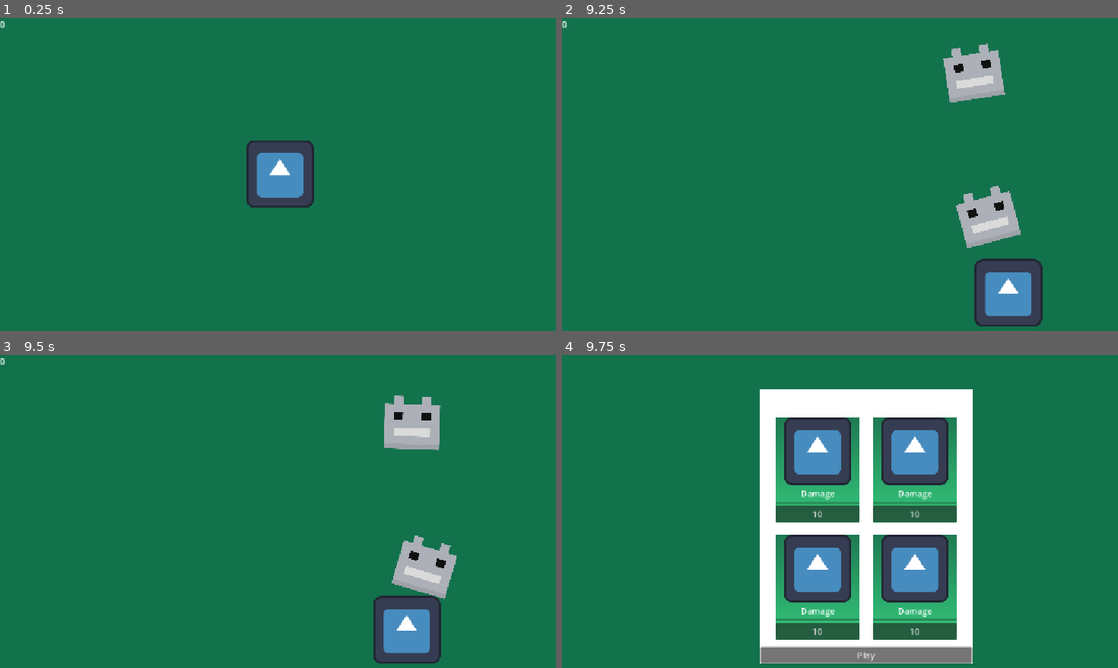
Above: before the commit, frames 1-4 (two rows, left to right).
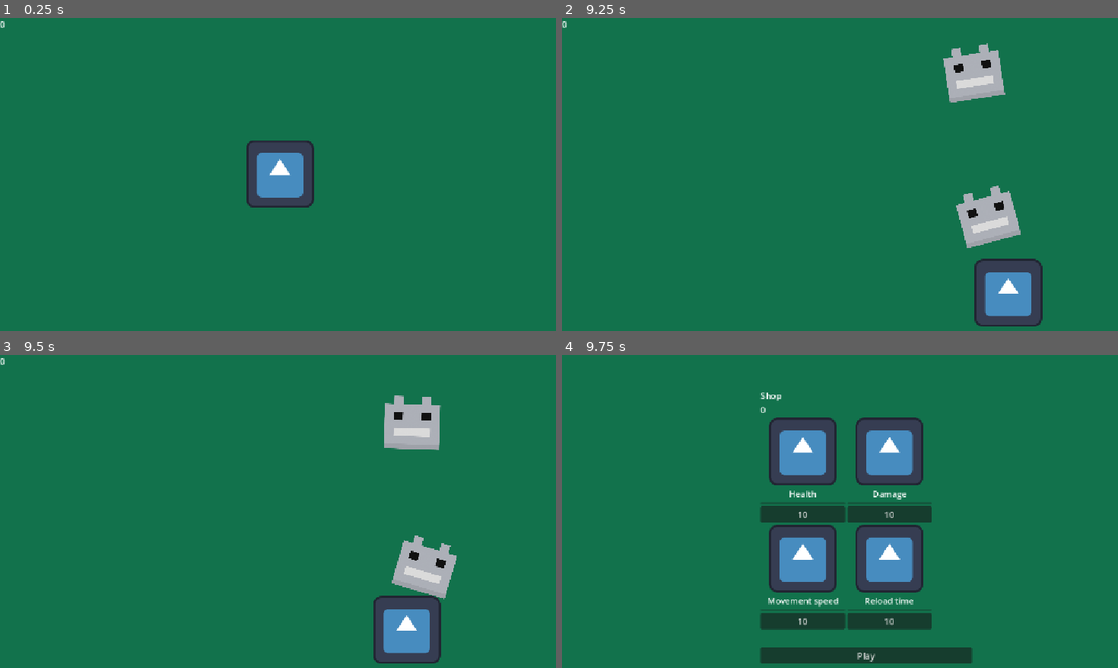
Above: after the commit, the same moments.

Repository: NxtCreator/little-archery
Game: Godot game, scene res://scenes/main.tscn
Two runs of this game, one before a commit and one after it. Both use one fixed random seed, a clock stepped at 60 frames per second and the inputs below. The engine's default icon, where the game draws it, is replaced by a stand-in: a white triangle on a blue panel in a dark square.
Inputs (mouse positions are in pixels of both pictures, inside the frame that each line leads up to):
- Up to frame 1 (0.25 s): no input
- Up to frame 2 (9.25 s): tap Enter at 0.5 s; move the mouse to (1001, 171) at 0.52 s; hold D (move_right) 0.53-1.28 s; tap Alt every 1.5 s from 0.6 to 8.1 s; click (1001, 171) at 0.67 s; move the mouse to (745, 205) at 1.27 s; hold S (move_down) 1.28-2.03 s; tap Shift every 1.5 s from 1.35 to 8.85 s; move the mouse to (928, 115) at 2.02 s; hold D (move_right) 2.03-2.78 s; move the mouse to (834, 259) at 2.77 s; hold W (move_up) 2.78-3.53 s; click (834, 259) at 2.92 s; move the mouse to (1051, 240) at 3.52 s; hold A (move_left) 3.53-5.03 s; move the mouse to (684, 136) at 4.27 s; move the mouse to (895, 190) at 5.02 s; hold S (move_down) 5.03-5.78 s; click (895, 190) at 5.17 s; move the mouse to (773, 102) at 5.77 s; hold D (move_right) 5.78-6.53 s; move the mouse to (1001, 171) at 6.52 s; hold W (move_up) 6.53-7.28 s; move the mouse to (745, 205) at 7.27 s; hold D (move_right) 7.28-8.03 s; click (745, 205) at 7.42 s; move the mouse to (928, 115) at 8.02 s; hold S (move_down) 8.03-8.78 s; move the mouse to (834, 259) at 8.77 s; hold A (move_left) from 8.78 s (still down)
- Up to frame 3 (9.5 s): keep holding A (move_left)
- Up to frame 4 (9.75 s): move the mouse to (1051, 577) at 9.52 s; release A (move_left) at 9.53 s; hold W (move_up) from 9.53 s (still down); tap Alt at 9.6 s; click (1051, 577) at 9.67 s

Frames 1-3 are identical in both runs. In frame 4, 29% of the frame differs, in the area x 35-74%, y 10-99%.

Commit message:
Revert shop UI to the grid layout from before the restyle

Diff:
--- a/scenes/shop.tscn
+++ b/scenes/shop.tscn
@@ -1,14 +1,9 @@
-[gd_scene format=3 uid="uid://ce5d7n068wdia"]
+[gd_scene format=3 uid="uid://3u4g70fxm0wb"]
 
 [ext_resource type="Script" uid="uid://c88f8g786m50g" path="res://scenes/label.gd" id="1_lx5au"]
 [ext_resource type="Script" uid="uid://bymkcuwmo611x" path="res://scenes/shop.gd" id="1_xfvoa"]
 [ext_resource type="PackedScene" uid="uid://bsyb2j4y7tua5" path="res://scenes/upgrade_card.tscn" id="3_1l46r"]
 [ext_resource type="Texture2D" uid="uid://cxtexrrk3vg4p" path="res://icon.svg" id="4_032fp"]
-
-[sub_resource type="StyleBoxFlat" id="StyleBoxFlat_62jd7"]
-bg_color = Color(1, 1, 1, 1)
-
-[sub_resource type="StyleBoxEmpty" id="StyleBoxEmpty_032fp"]
 
 [node name="Shop" type="Control" unique_id=1448399944]
 layout_mode = 3
@@ -19,78 +14,68 @@
 grow_vertical = 2
 script = ExtResource("1_xfvoa")
 
-[node name="CenterContainer" type="CenterContainer" parent="." unique_id=593076635]
+[node name="VBoxContainer" type="VBoxContainer" parent="." unique_id=450684717]
 layout_mode = 1
-anchors_preset = 15
-anchor_right = 1.0
-anchor_bottom = 1.0
+anchors_preset = 8
+anchor_left = 0.5
+anchor_top = 0.5
+anchor_right = 0.5
+anchor_bottom = 0.5
+offset_left = -20.0
+offset_top = -20.0
+offset_right = 20.0
+offset_bottom = 20.0
 grow_horizontal = 2
 grow_vertical = 2
 
-[node name="PanelContainer" type="PanelContainer" parent="CenterContainer" unique_id=186537954]
-layout_mode = 2
-theme_override_styles/panel = SubResource("StyleBoxFlat_62jd7")
-
-[node name="VBoxContainer" type="VBoxContainer" parent="CenterContainer/PanelContainer" unique_id=450684717]
-layout_mode = 2
-
-[node name="ShopLabel" type="Label" parent="CenterContainer/PanelContainer/VBoxContainer" unique_id=1809017312]
+[node name="ShopLabel" type="Label" parent="VBoxContainer" unique_id=1809017312]
 layout_mode = 2
 text = "Shop"
 
-[node name="CoinsLabel" type="Label" parent="CenterContainer/PanelContainer/VBoxContainer" unique_id=331319071]
+[node name="CoinsLabel" type="Label" parent="VBoxContainer" unique_id=331319071]
 layout_mode = 2
 script = ExtResource("1_lx5au")
 
-[node name="ScrollContainer" type="ScrollContainer" parent="CenterContainer/PanelContainer/VBoxContainer" unique_id=1281359225]
+[node name="ScrollContainer" type="ScrollContainer" parent="VBoxContainer" unique_id=1281359225]
 custom_minimum_size = Vector2(400, 430)
 layout_mode = 2
 horizontal_scroll_mode = 0
 vertical_scroll_mode = 3
 
-[node name="UpgradeArea" type="PanelContainer" parent="CenterContainer/PanelContainer/VBoxContainer/ScrollContainer" unique_id=1355031775]
+[node name="GridContainer" type="GridContainer" parent="VBoxContainer/ScrollContainer" unique_id=1352339597]
 layout_mode = 2
-size_flags_horizontal = 3
-size_flags_vertical = 3
-theme_override_styles/panel = SubResource("StyleBoxEmpty_032fp")
-
-[node name="GridContainer" type="GridContainer" parent="CenterContainer/PanelContainer/VBoxContainer/ScrollContainer/UpgradeArea" unique_id=1352339597]
-layout_mode = 2
-size_flags_horizontal = 4
-theme_override_constants/h_separation = 24
-theme_override_constants/v_separation = 24
 columns = 2
 
-[node name="HealthCard" parent="CenterContainer/PanelContainer/VBoxContainer/ScrollContainer/UpgradeArea/GridContainer" unique_id=530761963 instance=ExtResource("3_1l46r")]
+[node name="HealthCard" parent="VBoxContainer/ScrollContainer/GridContainer" unique_id=530761963 instance=ExtResource("3_1l46r")]
 layout_mode = 2
 upgrade_name = "Health"
 upgrade_icon = ExtResource("4_032fp")
 upgrade_price = 10
 upgrade_id = "health"
 
-[node name="DamageCard" parent="CenterContainer/PanelContainer/VBoxContainer/ScrollContainer/UpgradeArea/GridContainer" unique_id=471431918 instance=ExtResource("3_1l46r")]
+[node name="DamageCard" parent="VBoxContainer/ScrollContainer/GridContainer" unique_id=471431918 instance=ExtResource("3_1l46r")]
 layout_mode = 2
 upgrade_name = "Damage"
 upgrade_icon = ExtResource("4_032fp")
 upgrade_price = 10
 upgrade_id = "damage"
 
-[node name="SpeedCard" parent="CenterContainer/PanelContainer/VBoxContainer/ScrollContainer/UpgradeArea/GridContainer" unique_id=542578279 instance=ExtResource("3_1l46r")]
+[node name="SpeedCard" parent="VBoxContainer/ScrollContainer/GridContainer" unique_id=542578279 instance=ExtResource("3_1l46r")]
 layout_mode = 2
 upgrade_name = "Movement speed"
 upgrade_icon = ExtResource("4_032fp")
 upgrade_price = 10
 upgrade_id = "speed"
 
-[node name="ReloadCard" parent="CenterContainer/PanelContainer/VBoxContainer/ScrollContainer/UpgradeArea/GridContainer" unique_id=839631765 instance=ExtResource("3_1l46r")]
+[node name="ReloadCard" parent="VBoxContainer/ScrollContainer/GridContainer" unique_id=839631765 instance=ExtResource("3_1l46r")]
 layout_mode = 2
 upgrade_name = "Reload time"
 upgrade_icon = ExtResource("4_032fp")
 upgrade_price = 10
 upgrade_id = "reload"
 
-[node name="PlayButton" type="Button" parent="CenterContainer/PanelContainer/VBoxContainer" unique_id=1574995387]
+[node name="PlayButton" type="Button" parent="VBoxContainer" unique_id=1574995387]
 layout_mode = 2
 text = "Play"
 
-[connection signal="pressed" from="CenterContainer/PanelContainer/VBoxContainer/PlayButton" to="." method="_on_play_button_pressed"]
+[connection signal="pressed" from="VBoxContainer/PlayButton" to="." method="_on_play_button_pressed"]
--- a/scenes/upgrade_card.tscn
+++ b/scenes/upgrade_card.tscn
@@ -3,44 +3,30 @@
 [ext_resource type="Texture2D" uid="uid://cxtexrrk3vg4p" path="res://icon.svg" id="1_62kwj"]
 [ext_resource type="Script" uid="uid://cwt1u2m0mf5es" path="res://scenes/upgrade_card.gd" id="1_ew4bf"]
 
-[sub_resource type="Gradient" id="Gradient_ew4bf"]
-colors = PackedColorArray(0.12156863, 0.47843137, 0.32156864, 1, 0.20392157, 0.78039217, 0.48235294, 1)
-
-[sub_resource type="GradientTexture2D" id="GradientTexture2D_qktli"]
-gradient = SubResource("Gradient_ew4bf")
-fill_to = Vector2(0, 1)
-
-[sub_resource type="StyleBoxTexture" id="StyleBoxTexture_62jd7"]
-texture = SubResource("GradientTexture2D_qktli")
-
-[node name="UpgradeCard" type="PanelContainer" unique_id=930133912]
+[node name="UpgradeCard" type="VBoxContainer" unique_id=777015954]
 custom_minimum_size = Vector2(160, 0)
 offset_right = 160.0
 offset_bottom = 198.0
-theme_override_styles/panel = SubResource("StyleBoxTexture_62jd7")
 script = ExtResource("1_ew4bf")
 
-[node name="VBoxContainer" type="VBoxContainer" parent="." unique_id=289461758]
-layout_mode = 2
-
-[node name="TextureRect" type="TextureRect" parent="VBoxContainer" unique_id=1368726042]
+[node name="TextureRect" type="TextureRect" parent="." unique_id=1368726042]
 custom_minimum_size = Vector2(128, 128)
 layout_mode = 2
 texture = ExtResource("1_62kwj")
 expand_mode = 1
 stretch_mode = 5
 
-[node name="Label" type="Label" parent="VBoxContainer" unique_id=658641159]
+[node name="Label" type="Label" parent="." unique_id=658641159]
 layout_mode = 2
 text = "Damage"
 horizontal_alignment = 1
 
-[node name="ProgressBar" type="ProgressBar" parent="VBoxContainer" unique_id=2067469990]
+[node name="ProgressBar" type="ProgressBar" parent="." unique_id=2067469990]
 layout_mode = 2
 show_percentage = false
 
-[node name="PurchaseButton" type="Button" parent="VBoxContainer" unique_id=795331681]
+[node name="PurchaseButton" type="Button" parent="." unique_id=795331681]
 layout_mode = 2
 text = "10"
 
-[connection signal="pressed" from="VBoxContainer/PurchaseButton" to="." method="_on_purchase_button_pressed"]
+[connection signal="pressed" from="PurchaseButton" to="." method="_on_purchase_button_pressed"]
